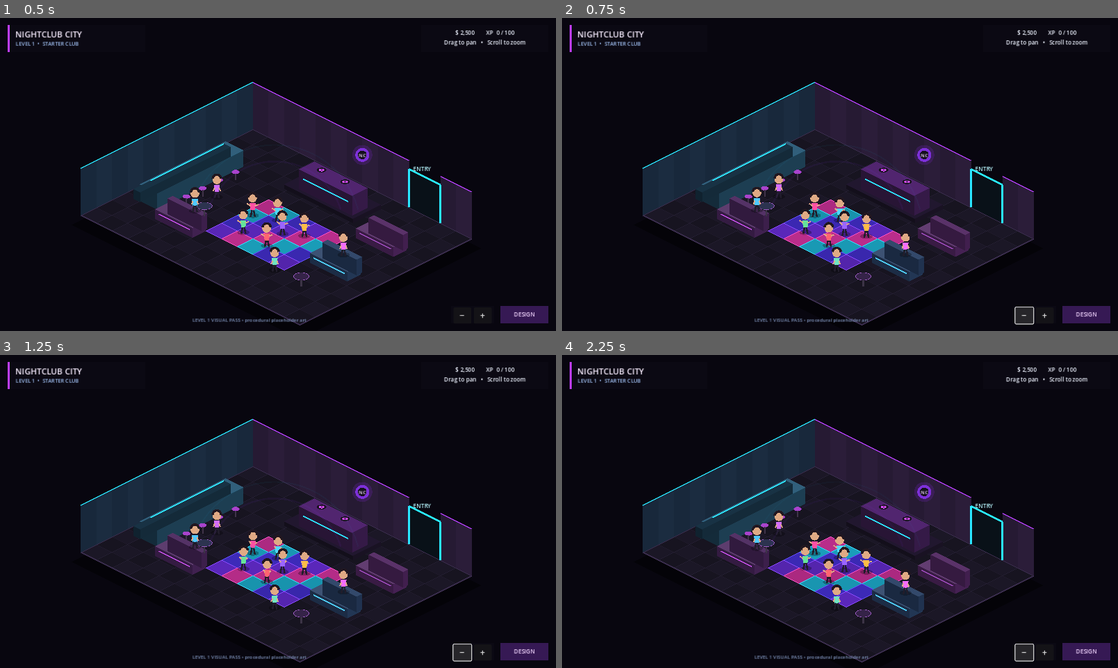
Above: before the commit, frames 1-4 (two rows, left to right).
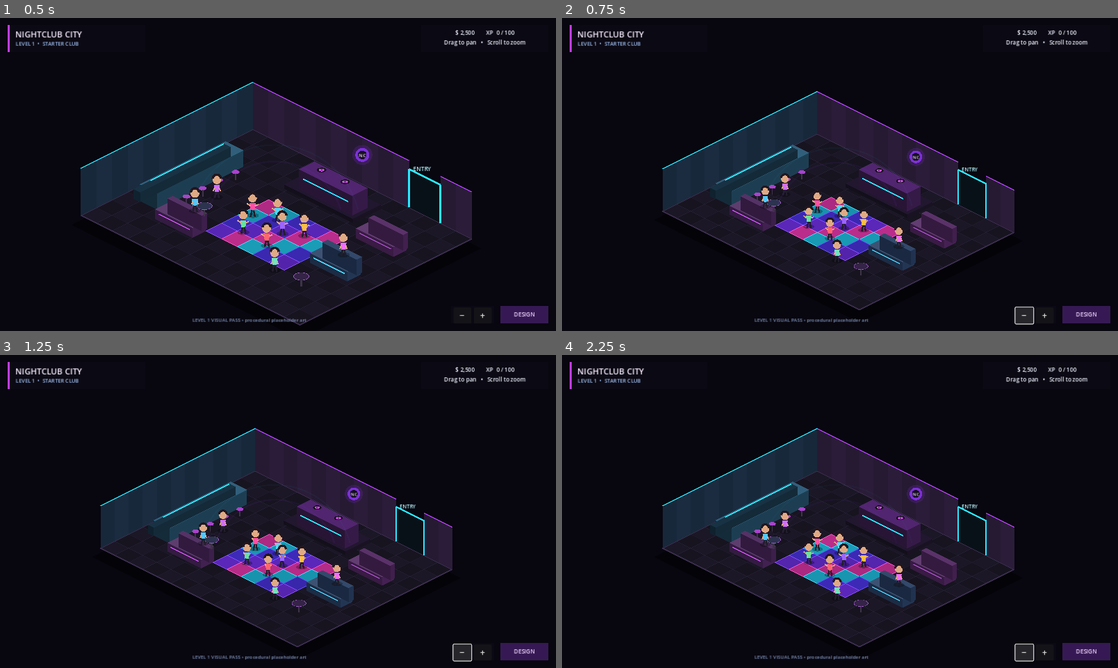
Above: after the commit, the same moments.

Repository: 22crob/Nightclub-City
Game: Godot game, scene res://scenes/main.tscn
The game is run twice, just before and just after one commit, with the same random seed, the same clock (stepped at 60 frames per second) and the same inputs.
Inputs:
- Up to frame 1 (0.5 s): no input
- Up to frame 2 (0.75 s): click "−" at 0.5 s
- Up to frame 3 (1.25 s): no input
- Up to frame 4 (2.25 s): click "+" at 1.25 s; click "−" at 2 s

Frame 1 is identical in both runs. In frame 2, 12% of the frame differs, in the area x 14-85%, y 20-99%; in frame 3, 12%; in frame 4, 12%.

Commit message:
Wire zoom buttons to camera

Diff:
--- a/godot/scripts/main.gd
+++ b/godot/scripts/main.gd
@@ -7,6 +7,8 @@
 const WALL_H: float = 108.0
 
 @onready var camera: Camera2D = $Camera2D
+@onready var zoom_out_button: Button = $HUD/ZoomControls/ZoomOut
+@onready var zoom_in_button: Button = $HUD/ZoomControls/ZoomIn
 
 var dragging: bool = false
 var zoom_level: float = 1.0
@@ -40,6 +42,8 @@
 
 func _ready() -> void:
 	print("Nightclub City Level 1 safe visual pass loaded.")
+	zoom_out_button.pressed.connect(_zoom_out)
+	zoom_in_button.pressed.connect(_zoom_in)
 	queue_redraw()
 
 func _process(delta: float) -> void:
@@ -60,6 +64,12 @@
 func _set_zoom(value: float) -> void:
 	zoom_level = clamp(value, 0.70, 1.55)
 	camera.zoom = Vector2.ONE * zoom_level
+
+func _zoom_out() -> void:
+	_set_zoom(zoom_level - 0.10)
+
+func _zoom_in() -> void:
+	_set_zoom(zoom_level + 0.10)
 
 func _iso(tile_x: float, tile_y: float) -> Vector2:
 	return Vector2(
